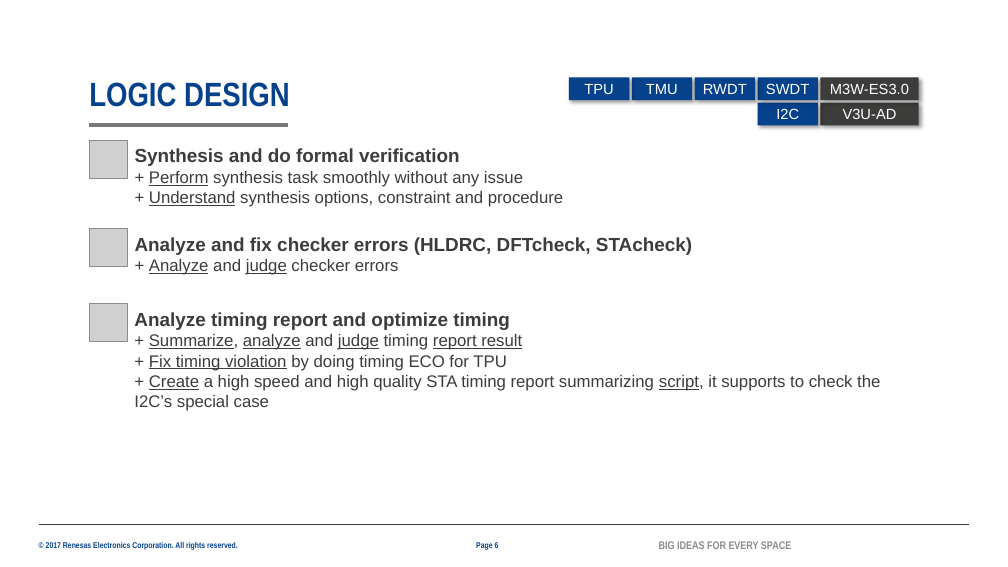
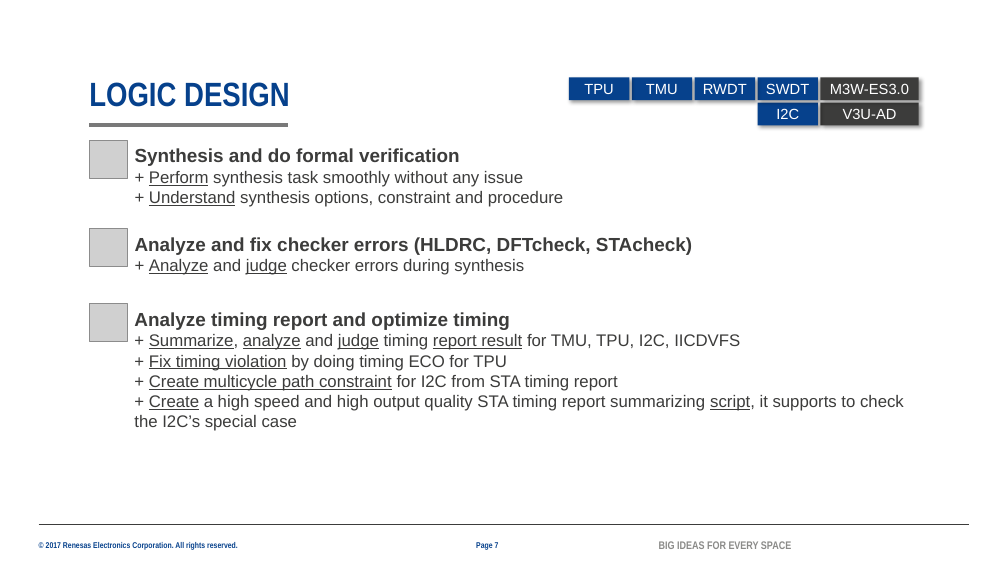
Before and after one commit to lesyhau/bridge, a slide deck: slide 7 of 2082_HauSyLe_PER_MentorMentee_26G.pptx (slide 6 before the commit). Drawn at 1008x567 pixels with LibreOffice and Linux fonts; fonts in the diff are those of the drawing; grey boxes stand for pictures; background and template pictures are left out. Boxes give left, top, right and bottom in pixels: in the first picture for what was removed or moved away, otherwise in the second. Text is boxed around its words. In the diff, an @@ line names an element or a change of style, - is before the commit and + after.

```diff
--- a/2082_HauSyLe_PER_MentorMentee_26G.pptx
+++ b/2082_HauSyLe_PER_MentorMentee_26G.pptx
@@ text at [149, 259, 524, 275]: text changed @@
-+ Analyze and judge checker errors
++ Analyze and judge checker errors during synthesis
@@ text at [149, 334, 740, 350]: text changed @@
-+ Summarize, analyze and judge timing report result
++ Summarize, analyze and judge timing report result for TMU, TPU, I2C, IICDVFS
@@ text at [134, 375, 904, 431]: text changed @@
-+ Create a high speed and high quality STA timing report summarizing script, it supports to check the I2C’s special case
++ Create multicycle path constraint for I2C from STA timing report
++ Create a high speed and high output quality STA timing report summarizing script, it supports to check the I2C’s special case
```
Also in this commit, not shown: 11 other slides changed, 2 slides added, 1 slide removed, 1 other file.
